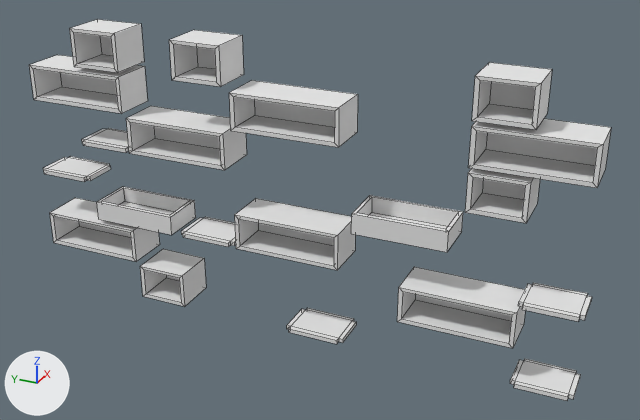
The OBJ model PantyHouse/models/shelf.obj, before and after one commit.
Before and after are seen from a 50 mm lens placed at (-480.0, -237.0, 231.0), pointed at (4.0, -19.0, -10.0). The lights are fixed; the arrows at lower left show +X, +Y and +Z. Mesh edges are drawn as thin lines. Where no turn or scale is listed for an object, it has been applied to the vertices.

Objects in the first picture: 'shelf'.
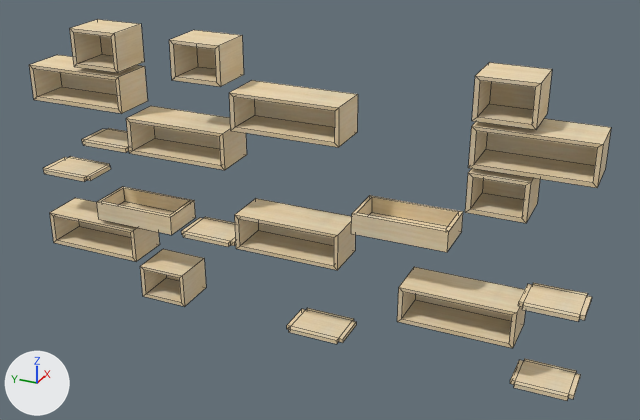
The change, as a diff of the scene's bpy script:
```diff
--- a/PantyHouse/models/shelf.obj.py
+++ b/PantyHouse/models/shelf.obj.py
@@ img_shelf_1_bmp @@
+img_shelf_1_bmp = load_image('shelf_1.bmp', '../textures/shelf_1.bmp', 512, 512, 'sRGB')
@@ mat_shelf_blinn45sg @@
 mat_shelf_blinn45sg = principled_material('_Shelf:blinn45SG')
-mat_shelf_blinn45sg.base_color = (0.8, 0.8, 0.8)  # white #e7e7e7
+mat_shelf_blinn45sg.texture = img_shelf_1_bmp
 mat_shelf_blinn45sg.roughness = 1.0
```

Pixel boxes (x1, y1, x2, y2) of what changed, in the pictures (640 x 420 px):
'shelf', surface changed (grey to beige)
    both: (29, 19, 611, 401)
